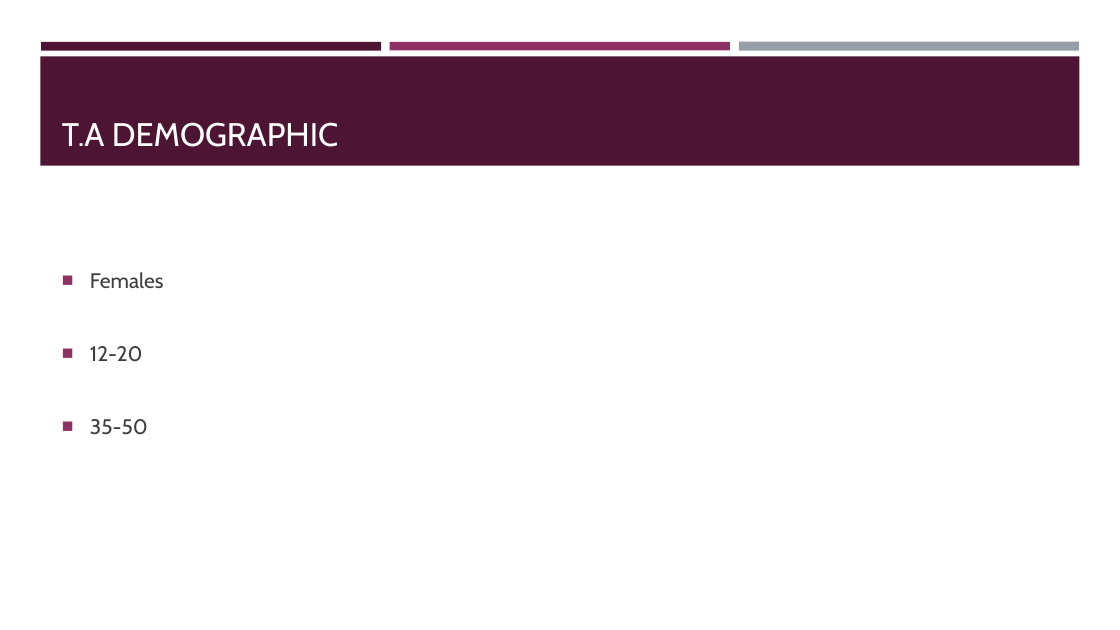
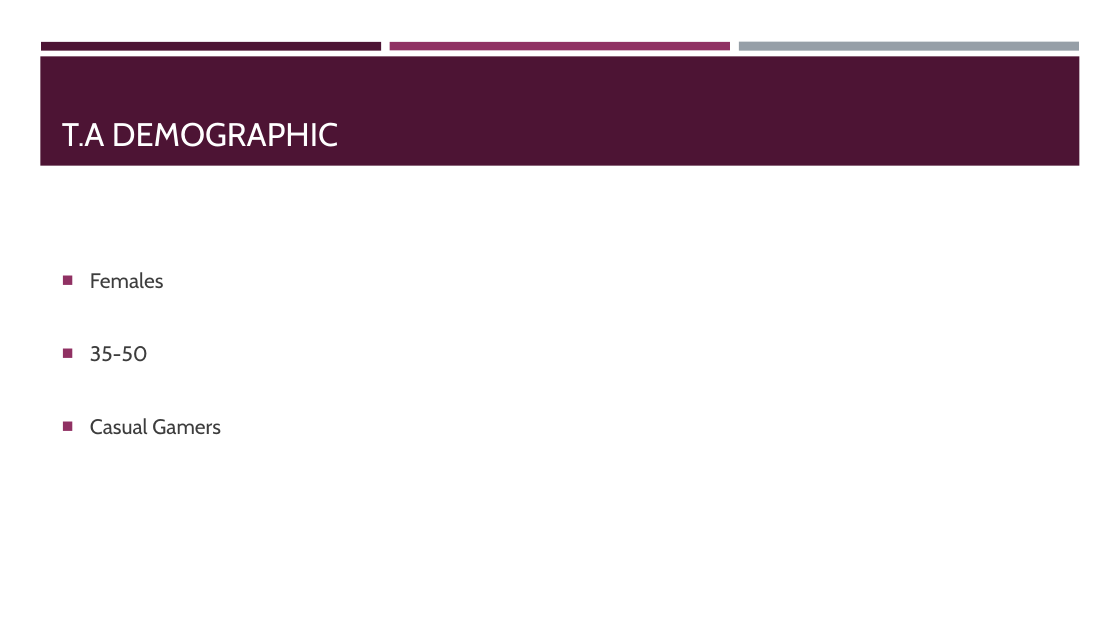
Before and after one commit to UoSGroupProjects1718/level-6-level-6-group-6, a slide deck: slide 3 of Presentations/Presentation1.pptx. Drawn at 1120x630 pixels with LibreOffice and Linux fonts; fonts in the diff are those of the drawing. Boxes give left, top, right and bottom in pixels: in the first picture for what was removed or moved away, otherwise in the second. Text is boxed around its words. In the diff, an @@ line names an element or a change of style, - is before the commit and + after.

```diff
--- a/Presentations/Presentation1.pptx
+++ b/Presentations/Presentation1.pptx
@@ text at [90, 346, 143, 362]: paragraph removed @@
-■ 12-20
@@ text at [90, 418, 221, 435]: paragraph added @@
+■ Casual Gamers
```
Also in this commit, not shown: 2 other slides changed, 2 slides added, 2 slides removed.
